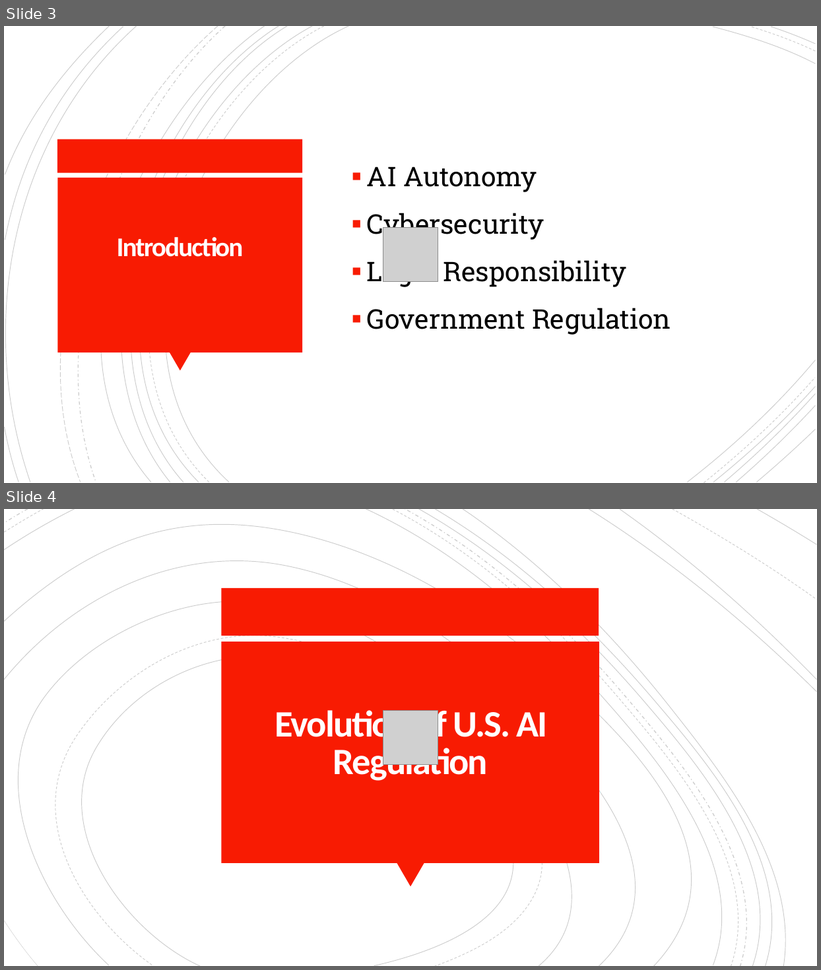
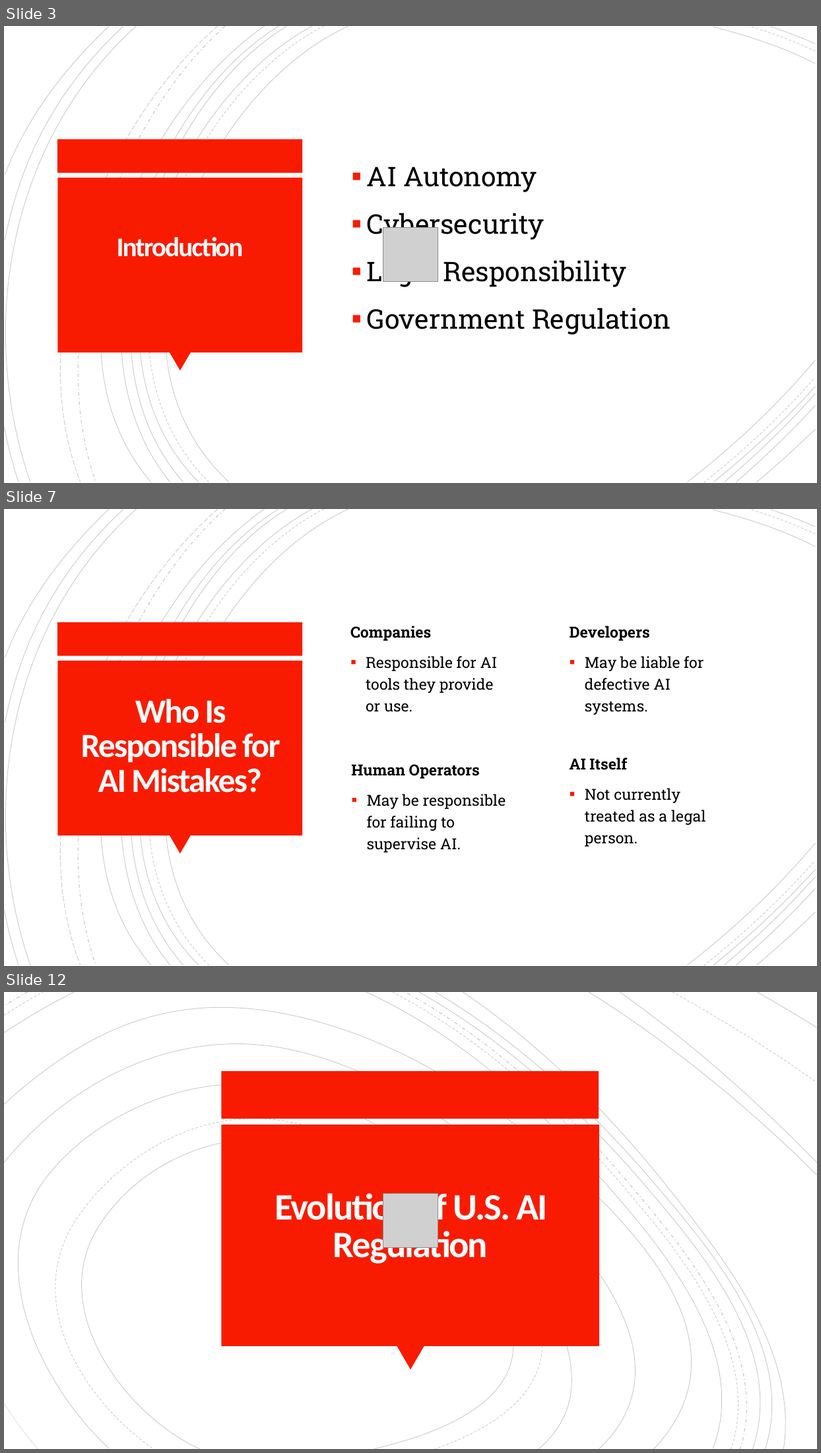
Before and after one commit to armitakia1/CEP146Project, a slide deck: video/AI Risks, accountability and Global Regulations.pptx. Shown one above the other, each under a label of ours: slides 3 and 4 before the commit, slides 3, 7 and 12 after it; the slides between them are not shown. The pictures are 821x970 and 821x1453 pixels, drawn with LibreOffice and Linux fonts; fonts in the diff are those of the drawing; grey boxes stand for pictures. Boxes give left, top, right and bottom in pixels: in the first picture for what was removed or moved away, otherwise in the second. Text is boxed around its words. In the diff, an @@ line names an element or a change of style, - is before the commit and + after.

```diff
--- a/video/AI Risks, accountability and Global Regulations.pptx
+++ b/video/AI Risks, accountability and Global Regulations.pptx
@@ slide 7 added at (4,509,817,966), background #FFFFFF; not listed: 24 template elements that a slide beside it also shows @@
@@ text added at (350,626,498,712), 18 pt, text #000000 @@
+Companies
+▪ Responsible for AI tools they provide or use.
@@ text added at (570,626,704,715), 18 pt, text #000000 @@
+Developers
+▪ May be liable for defective AI systems.
@@ title added at (81,699,280,793), 40 pt, text #FFFEFF, bold @@
+Who Is Responsible for AI Mistakes?
@@ text added at (351,764,506,853), 18 pt, text #000000 @@
+Human Operators
+▪ May be responsible for failing to supervise AI.
@@ text added at (570,758,706,847), 18 pt, text #000000 @@
+AI Itself
+▪ Not currently treated as a legal person.
@@ what was slide 4 is now slide 12 @@
```
Also in this commit, not shown: 10 other slides added.
